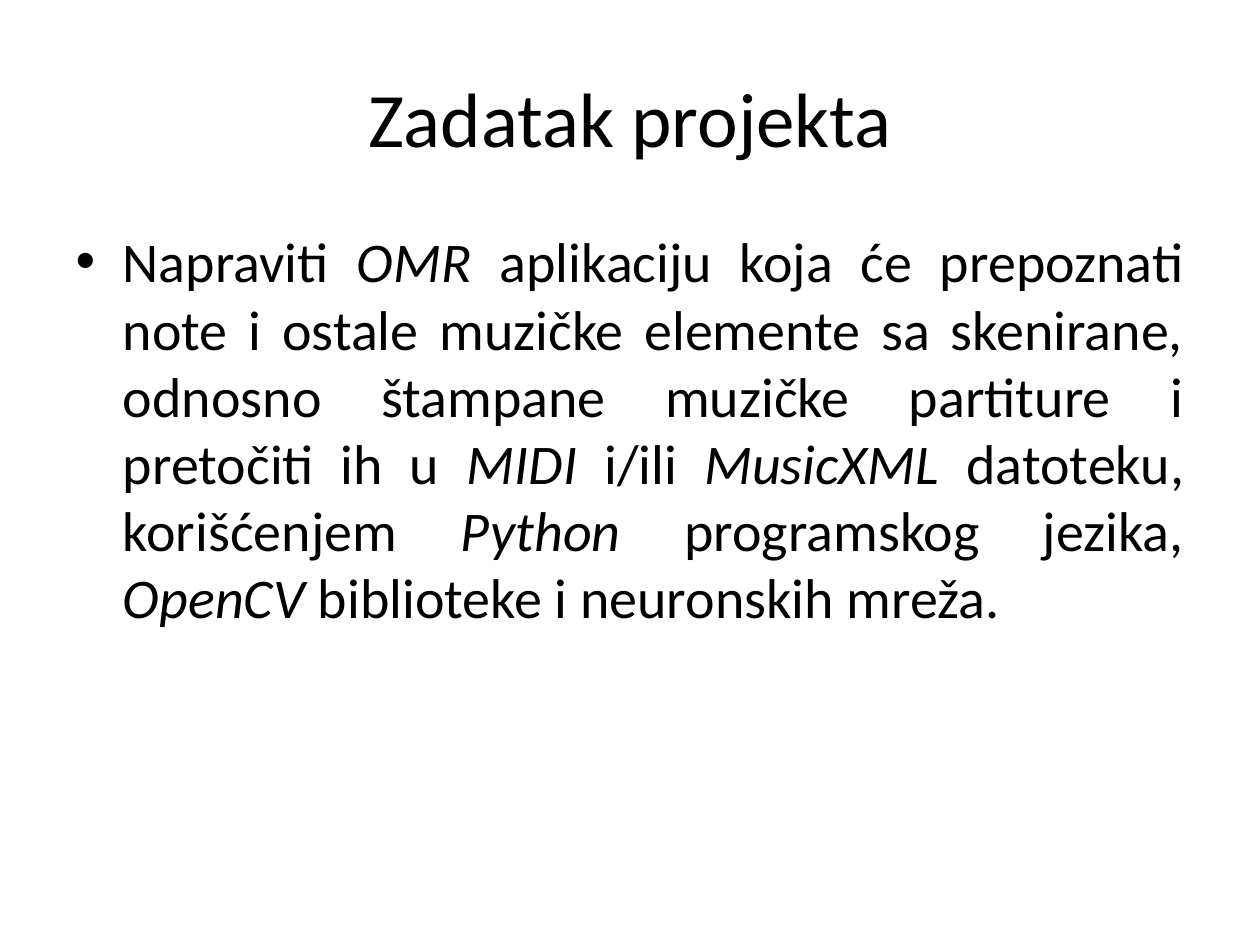
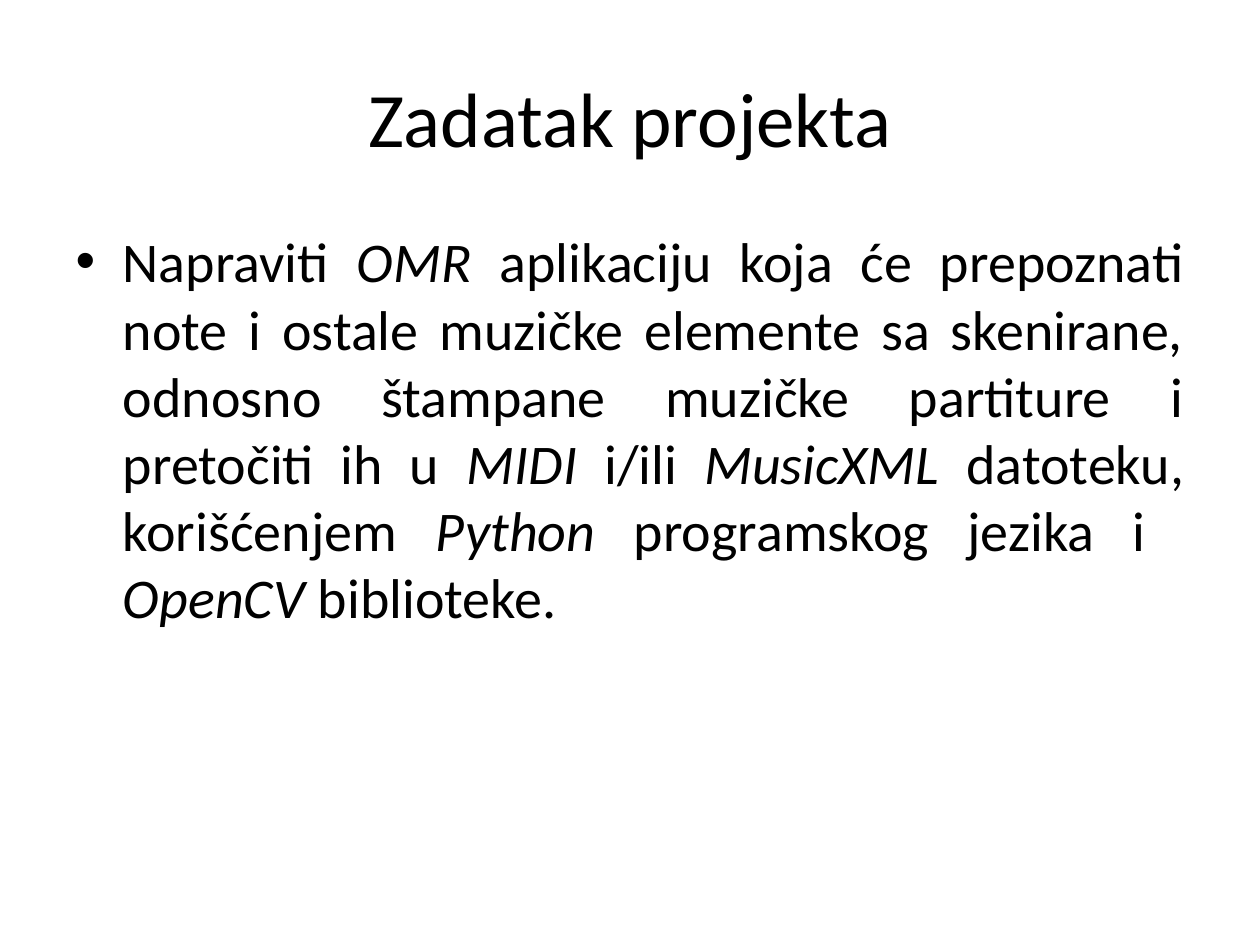
Before and after one commit to MilanRadeta/MusicReader, a slide deck: slide 9 of SoftProjekat.pptx. Drawn at 1260x945 pixels with LibreOffice and Linux fonts; fonts in the diff are those of the drawing. Boxes give left, top, right and bottom in pixels: in the first picture for what was removed or moved away, otherwise in the second. Text is boxed around its words. In the diff, an @@ line names an element or a change of style, - is before the commit and + after.

```diff
--- a/SoftProjekat.pptx
+++ b/SoftProjekat.pptx
@@ text at bbox=[123, 243, 1184, 627]: text changed @@
-• Napraviti OMR aplikaciju koja će prepoznati note i ostale muzičke elemente sa skenirane, odnosno štampane muzičke partiture i pretočiti ih u MIDI i/ili MusicXML datoteku, korišćenjem Python programskog jezika, OpenCV biblioteke i neuronskih mreža.
+• Napraviti OMR aplikaciju koja će prepoznati note i ostale muzičke elemente sa skenirane, odnosno štampane muzičke partiture i pretočiti ih u MIDI i/ili MusicXML datoteku, korišćenjem Python programskog jezika i OpenCV biblioteke.
```
Also in this commit, not shown: 5 other slides changed, 95 slides added, 6 slides removed, 22 other files.
